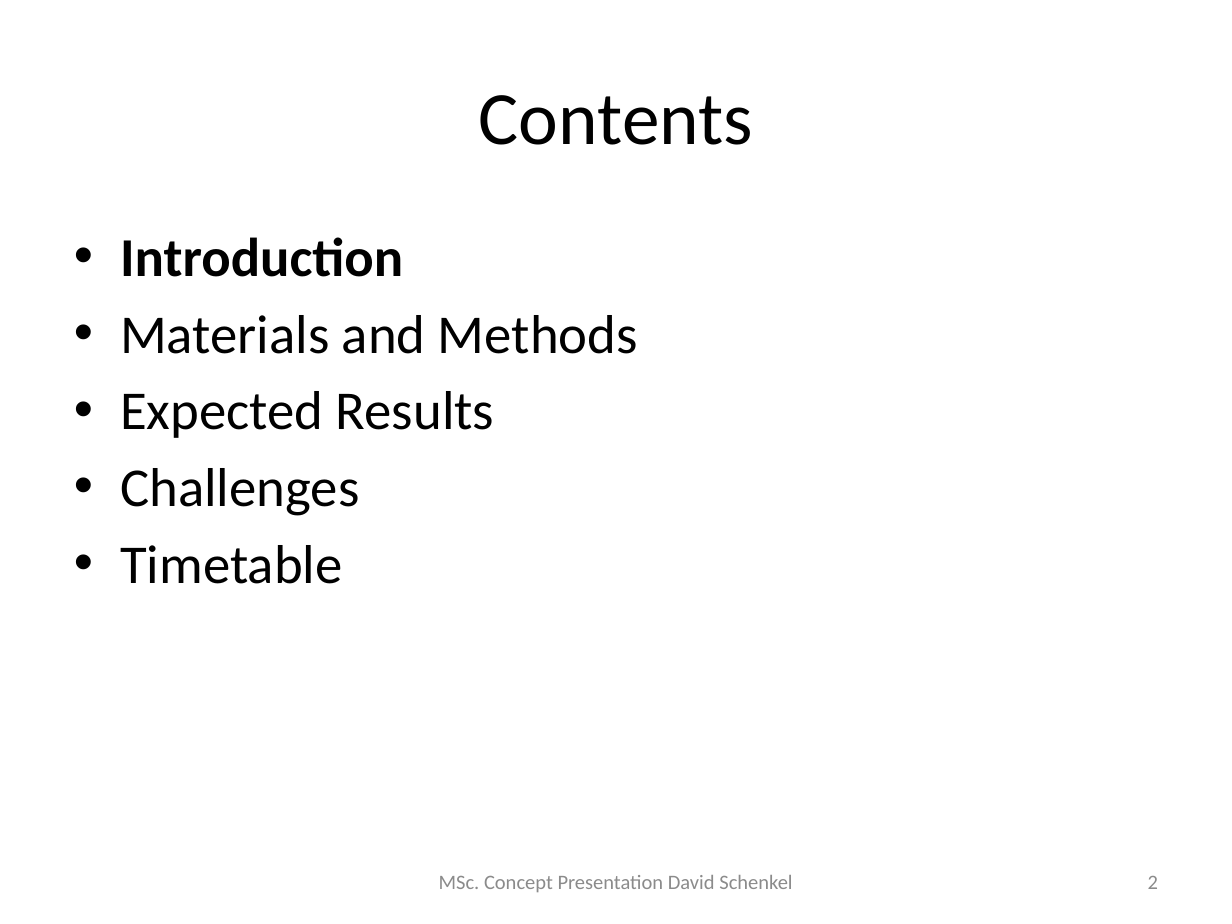
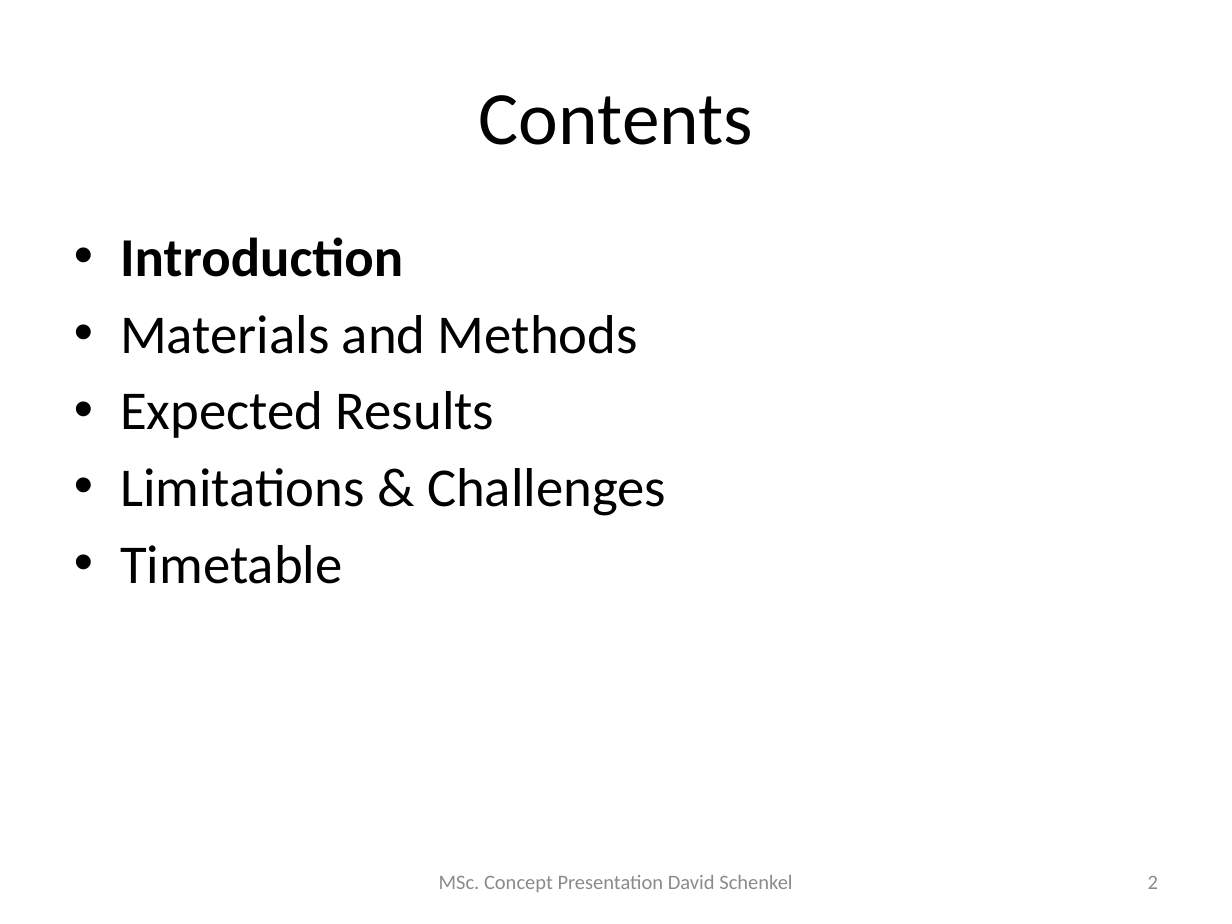
Before and after one commit to dschenkel/geo511, a slide deck: slide 2 of concept_presentation.pptx. Drawn at 1232x924 pixels with LibreOffice and Linux fonts; fonts in the diff are those of the drawing. Boxes give left, top, right and bottom in pixels: in the first picture for what was removed or moved away, otherwise in the second. Text is boxed around its words. In the diff, an @@ line names an element or a change of style, - is before the commit and + after.

```diff
--- a/concept_presentation.pptx
+++ b/concept_presentation.pptx
@@ text at (120, 468, 666, 516): text changed @@
-• Challenges
+• Limitations & Challenges
```
Also in this commit, not shown: 18 other slides changed, 1 slide added, 2 other files.
